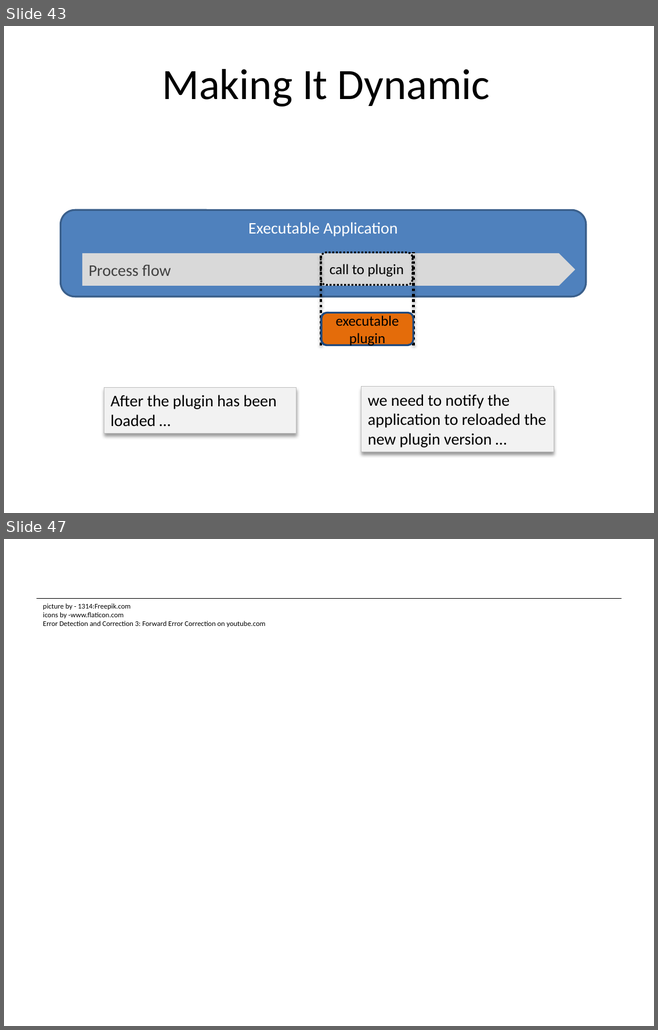
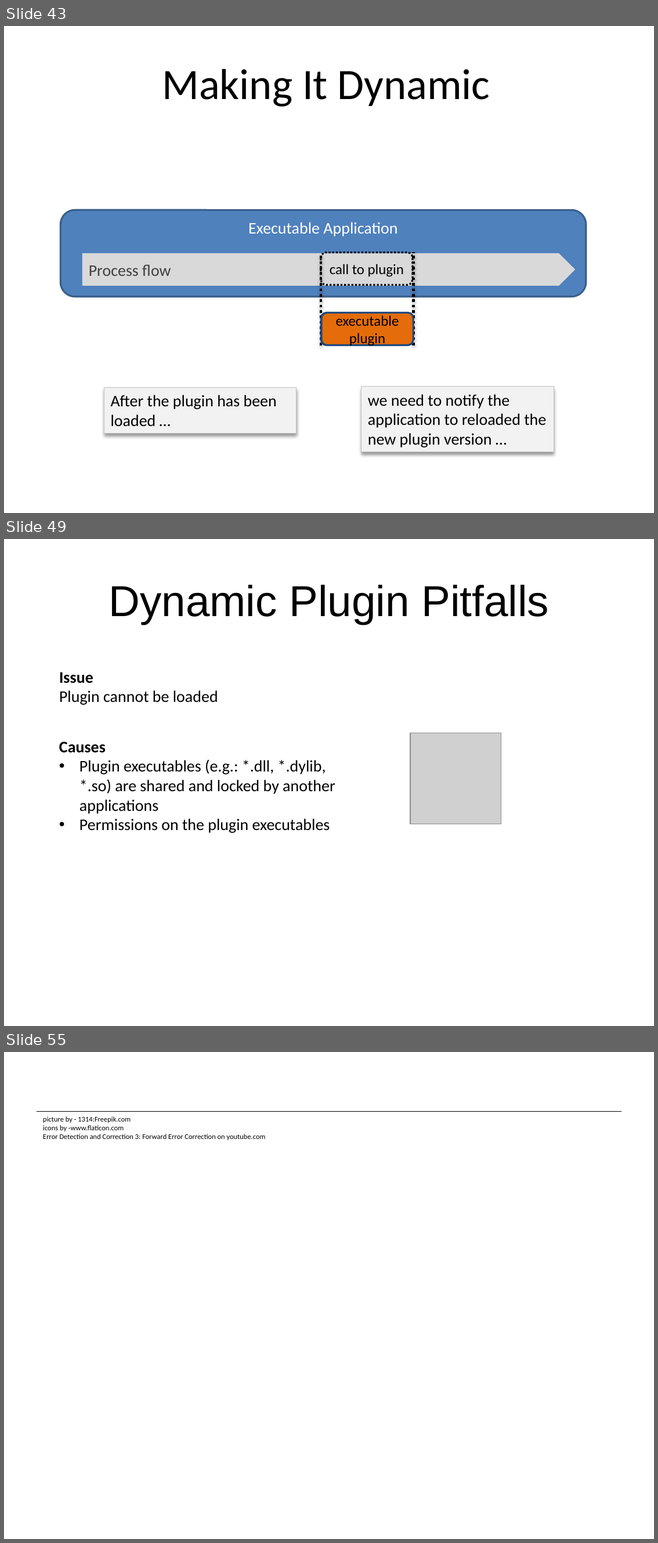
Before and after one commit to dsietz/datadot, a slide deck: Building Clustered Applications in a Distributed Architecture.pptx. Shown one above the other, each under a label of ours: slides 43 and 47 before the commit, slides 43, 49 and 55 after it; the slides between them are not shown. The pictures are 658x1030 and 658x1543 pixels, drawn with LibreOffice and Linux fonts; fonts in the diff are those of the drawing; grey boxes stand for pictures. Boxes give left, top, right and bottom in pixels: in the first picture for what was removed or moved away, otherwise in the second. Text is boxed around its words. In the diff, an @@ line names an element or a change of style, - is before the commit and + after.

```diff
--- a/Building Clustered Applications in a Distributed Architecture.pptx
+++ b/Building Clustered Applications in a Distributed Architecture.pptx
@@ slide 49 added at box(4, 539, 654, 1026), background #FFFFFF @@
@@ title added at box(108, 585, 549, 624), 48 pt, text #000000 @@
+Dynamic Plugin Pitfalls
@@ text added at box(59, 672, 218, 705), 18 pt, text #000000 @@
+Issue
+Plugin cannot be loaded
@@ text added at box(59, 741, 335, 833), 18 pt, text #000000 @@
+Causes
+• Plugin executables (e.g.: *.dll, *.dylib, *.so) are shared and locked by another applications
+• Permissions on the plugin executables
@@ picture added at box(410, 733, 501, 824) @@
@@ what was slide 47 is now slide 55 @@
```
Also in this commit, not shown: 8 slides changed, 9 other slides added, 2 slides removed.
